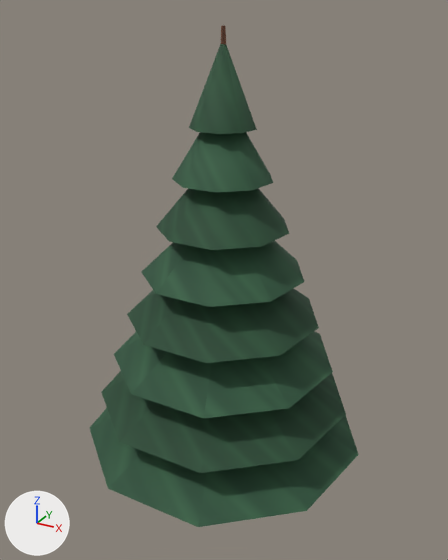
The FBX model Export/Meshes/SW_Landscape/SM_Tree_Spruce01.fbx as it was, and as the next commit left it.
Camera for both pictures: a camera (50 mm lens) standing at (11.45, -20.77, 20.59) and looking at (-0.12, 0.26, 10.07). The axes (+X, +Y, +Z) are drawn at lower left. The lights are the same throughout. The first picture is the older version.

The first picture shows 'SM_Tree_Spruce01'.
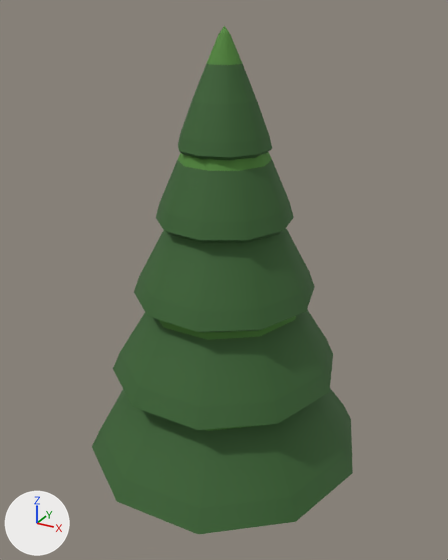
The change in detail:
me_sm_tree_spruce01 is used by ob_sm_tree_spruce01; location (0.0, 0.0, 0.0).
me_sm_tree_spruce01 had 101 vertices, 152 faces and spanned x -6.1..6.1, y -5.8..6.2, z -0.4..20.0.
me_sm_tree_spruce01 now has 302 vertices, 346 faces and spans x -6.1..6.1, y -5.8..6.2, z -0.4..20.0.
me_sm_tree_spruce01 part 1: the loose piece of 10 vertices spanning x -2.7..2.7, y -2.5..2.7, z 12.6..15.8 is rebuilt with 52 vertices and now spans x -2.7..2.7, y -2.7..2.9, z 12.7..18.6.
me_sm_tree_spruce01 part 2: the loose piece of 10 vertices spanning x -3.3..3.3, y -3.2..3.4, z 10.6..13.8 is rebuilt with 52 vertices and now spans x -3.8..3.8, y -3.6..3.9, z 9.5..16.1.
me_sm_tree_spruce01 part 3: the loose piece of 10 vertices spanning x -6.1..6.1, y -5.8..6.2, z 2.8..6.0 is rebuilt with 52 vertices and now spans x -6.1..6.1, y -5.8..6.2, z 2.0..10.1.
me_sm_tree_spruce01 part 4: the loose piece of 10 vertices spanning x -4.7..4.7, y -4.5..4.8, z 6.7..9.9 is rebuilt with 52 vertices and now spans x -4.9..4.9, y -4.6..4.9, z 5.9..13.3.
me_sm_tree_spruce01 part 5: the loose piece of 10 vertices spanning x -4.0..4.0, y -3.9..4.1, z 8.6..11.9 is deleted.
Part 6, on me_sm_tree_spruce01:
50 vertices are removed from x -5.4..5.4, y -5.2..5.5, z -0.4..20.0.
72 faces are deleted.
61 vertices are added at x -1.7..1.7, y -1.8..2.0, z 15.6..19.7.
70 new faces join them.
Other edits to the shape of me_sm_tree_spruce01 do not show in these pictures.

Changed parts and their boxes (x1, y1, x2, y2) in the pictures (448 x 560 px; the box of a moved part takes in the faces that stretch with it):
'SM_Tree_Spruce01', reshaped: before (90, 26, 359, 527); after (92, 26, 353, 534)
part 1 of me_sm_tree_spruce01, rebuilt: before (156, 188, 289, 250); after (156, 152, 294, 243)
part 2 of me_sm_tree_spruce01, rebuilt: before (141, 241, 304, 307); after (134, 228, 315, 332)
part 3 of me_sm_tree_spruce01, rebuilt: before (90, 408, 359, 527); after (92, 388, 353, 534)
part 4 of me_sm_tree_spruce01, rebuilt: before (114, 331, 333, 419); after (113, 310, 333, 430)
part 5 of me_sm_tree_spruce01, deleted (green): before (127, 288, 319, 363)
part 6 of me_sm_tree_spruce01, moved or reshaped: before (101, 26, 346, 473); after (178, 26, 272, 160)
